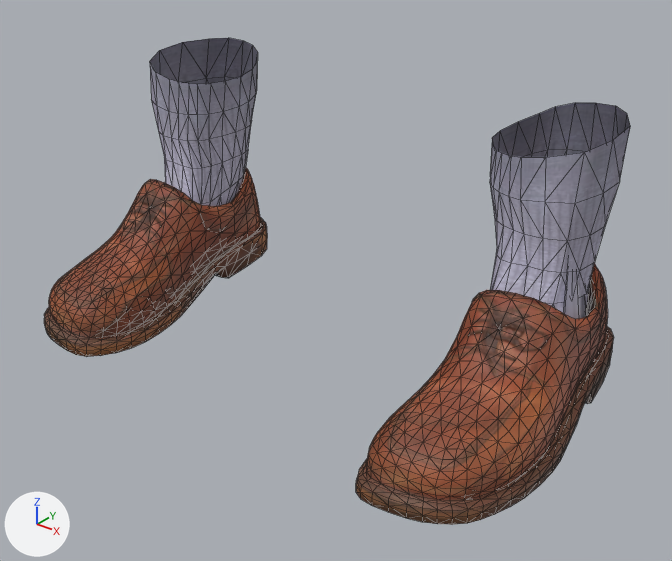
The glTF model apps/web/public/assets/garments/mpfb/female/shoes_soft_sneaker.glb as it was, and as the next commit left it.
The view is the same before and after, from a 50 mm lens placed at (0.414, -0.562, 0.376), pointed at (0.029, -0.081, 0.078). Every picture has the same lights, and +X, +Y and +Z are marked at lower left. The first picture is the older version. Mesh edges are drawn as thin lines. Vertices at exactly the same position are counted once.

Names of what the first picture shows: 'mpfb-female-base.shoes01'.
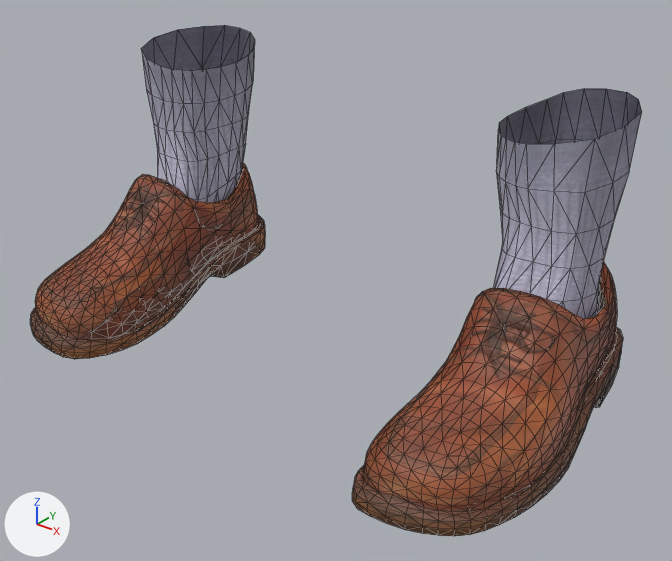
Changed parts and their boxes (x1, y1, x2, y2) in the pictures (672 x 561 px; the box of a moved part takes in the faces that stretch with it):
'mpfb-female-base.shoes01', reshaped
    before: (44, 38, 630, 525)
    after: (30, 25, 642, 536)
part 1 of me_shoes01, rebuilt
    before: (150, 38, 258, 206)
    after: (141, 25, 255, 203)
part 2 of me_shoes01, rebuilt (6% wider, 7% taller)
    before: (490, 103, 630, 319)
    after: (493, 88, 642, 319)
part 3 of me_shoes01, moved or reshaped
    before: (44, 168, 267, 357)
    after: (30, 163, 265, 359)
part 4 of me_shoes01, moved or reshaped
    before: (356, 263, 614, 525)
    after: (352, 261, 623, 536)

Diff of the bpy script that builds the scene:
```diff
--- a/apps/web/public/assets/garments/mpfb/female/shoes_soft_sneaker.glb.py
+++ b/apps/web/public/assets/garments/mpfb/female/shoes_soft_sneaker.glb.py
@@ me_shoes01 @@
 # used by ob_mpfb_female_base_shoes01; location = (0.0, 0.0, 0.0)
-me_shoes01.from_pydata(...)  # 1722 vertices, 3320 faces; spans x -0.221..0.221, y -0.197..0.033, z 0.0..0.211
+me_shoes01.from_pydata(...)  # 1722 vertices, 3320 faces; spans x -0.229..0.229, y -0.207..0.035, z -0.003..0.221
+# me_shoes01 part 1: the loose piece of 144 vertices spanning x -0.204..-0.121, y -0.094..0.031, z 0.031..0.211 is rebuilt with 144 vertices and now spans x -0.21..-0.125, y -0.101..0.033, z 0.032..0.221
+# me_shoes01 part 2: the loose piece of 144 vertices spanning x 0.121..0.204, y -0.094..0.031, z 0.031..0.211 is rebuilt with 144 vertices and now spans x 0.125..0.21, y -0.101..0.033, z 0.032..0.221
+# me_shoes01 part 3: 1 vertex moved within x -0.135, y -0.178, z 0.034; 716 vertices removed from x -0.221..-0.12, y -0.197..0.033, z 0.0..0.167; 716 vertices added at x -0.229..-0.123, y -0.207..0.035, z -0.003..0.11
+# me_shoes01 part 4: 1 vertex moved within x 0.135, y -0.178, z 0.034; 716 vertices removed from x 0.12..0.221, y -0.197..0.033, z 0.0..0.168; 716 vertices added at x 0.123..0.229, y -0.207..0.035, z -0.003..0.11
 me_shoes01.materials.append(mat_mpfb_female_base_shoes01)
```
